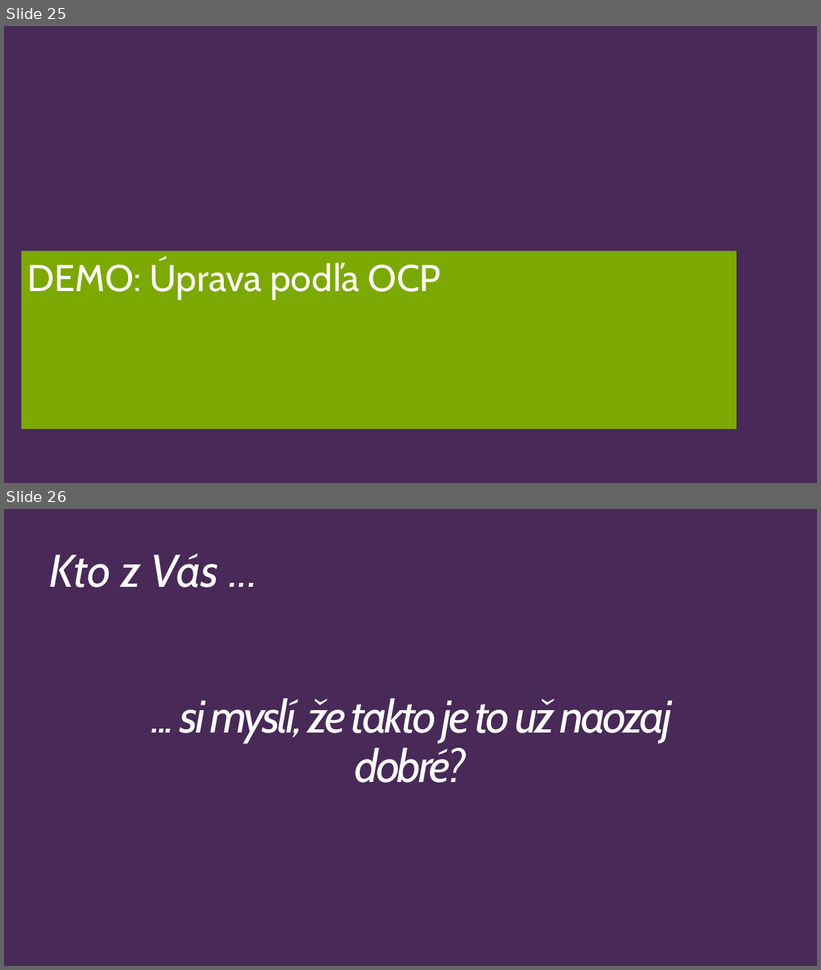
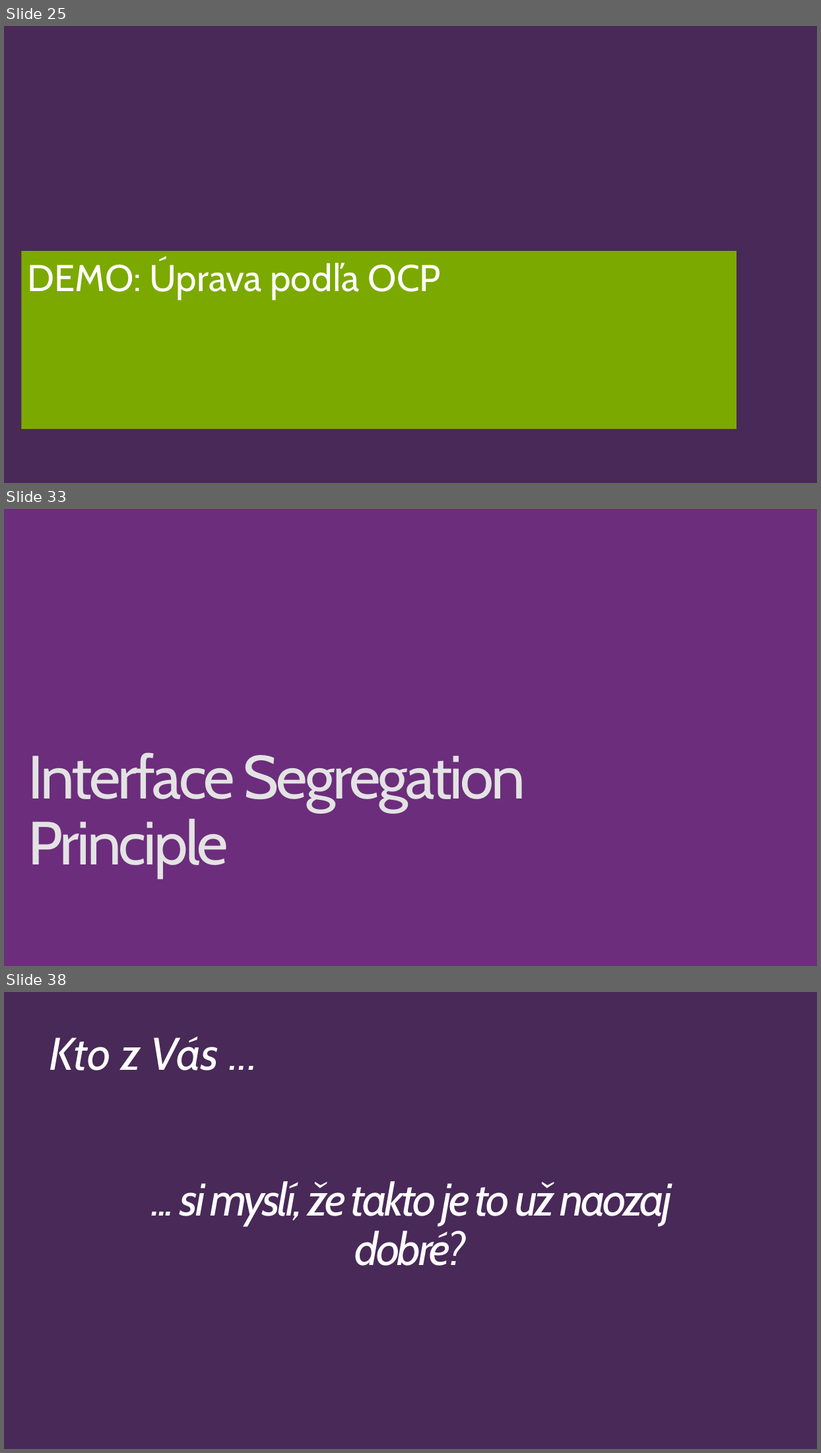
Before and after one commit to Burgyn/SOLID-Principles, a slide deck: SOLIDPrinciples.pptx. Shown one above the other, each under a label of ours: slides 25 and 26 before the commit, slides 25, 33 and 38 after it; the slides between them are not shown. The pictures are 821x970 and 821x1453 pixels, drawn with LibreOffice and Linux fonts; fonts in the diff are those of the drawing. Boxes give left, top, right and bottom in pixels: in the first picture for what was removed or moved away, otherwise in the second. Text is boxed around its words. In the diff, an @@ line names an element or a change of style, - is before the commit and + after.

```diff
--- a/SOLIDPrinciples.pptx
+++ b/SOLIDPrinciples.pptx
@@ slide 33 added at <box>4,509,817,966</box>, background #6C2D7C @@
@@ title added at <box>28,753,525,878</box>, 72 pt, text gradient #969696 to #E3E3E3 to #FFFFFF @@
+Interface Segregation
+Principle
@@ what was slide 26 is now slide 38 @@
```
Also in this commit, not shown: 4 slides changed, 13 other slides added, 2 slides removed, 1 other file.
